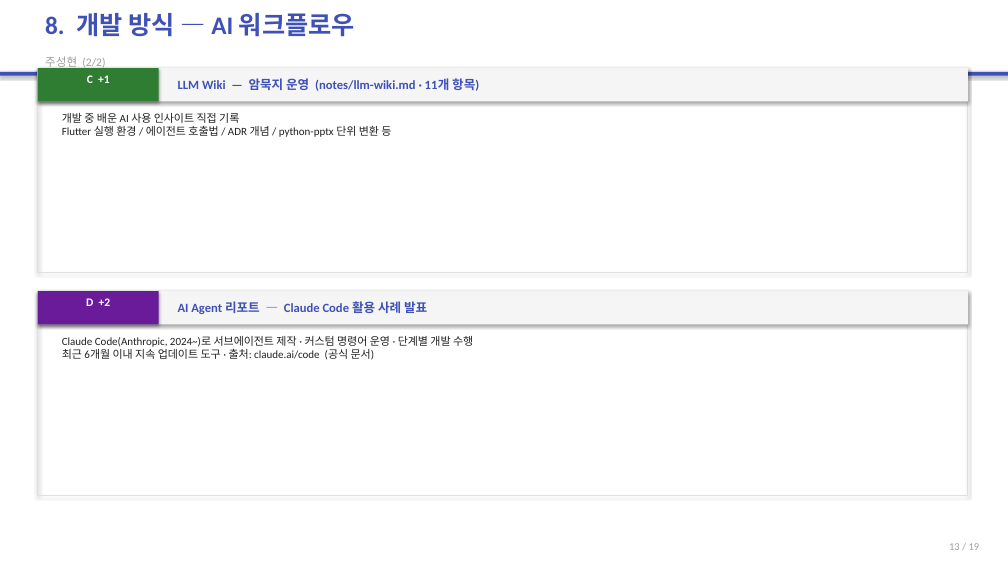
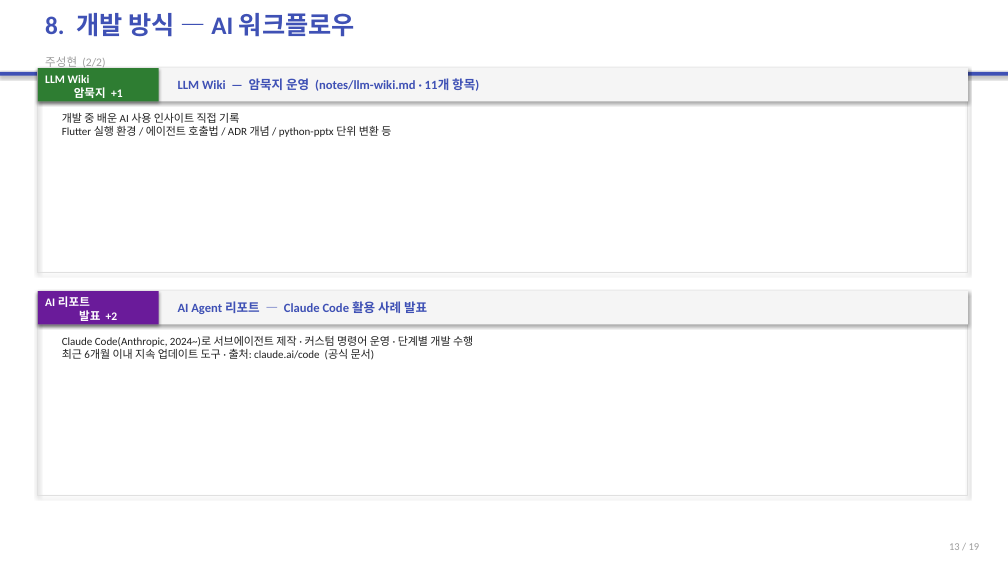
Before and after one commit to 2022136020/project_c, a slide deck: slide 13 of portfolio-tracker/presentation/portfolio-tracker-final.pptx. Drawn at 1008x567 pixels with LibreOffice and Linux fonts; fonts in the diff are those of the drawing. Boxes give left, top, right and bottom in pixels: in the first picture for what was removed or moved away, otherwise in the second. Text is boxed around its words. In the diff, an @@ line names an element or a change of style, - is before the commit and + after.

```diff
--- a/portfolio-tracker/presentation/portfolio-tracker-final.pptx
+++ b/portfolio-tracker/presentation/portfolio-tracker-final.pptx
@@ text at (45, 75, 123, 98): text changed @@
-C +1
+LLM Wiki
+암묵지 +1
@@ text at (45, 296, 118, 321): text changed @@
-D +2
+AI 리포트
+발표 +2
```
Also in this commit, not shown: 4 other slides changed, 1 slide added, 1 slide removed, 10 other files.
